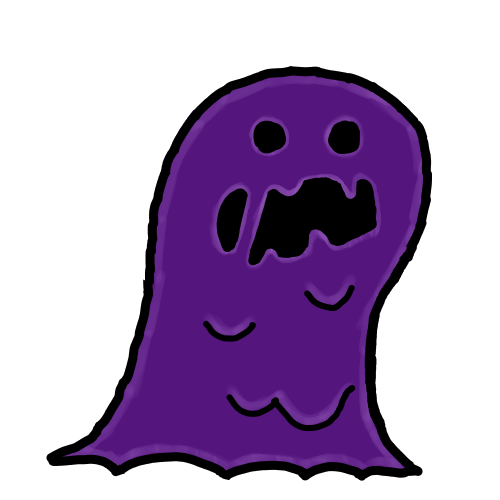
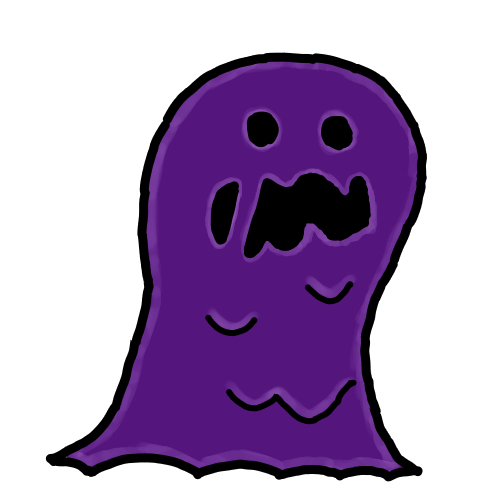
Layer changes from the first 500x500 image to the second:
pixels changed over [45,52,433,482] (layer not identified)
